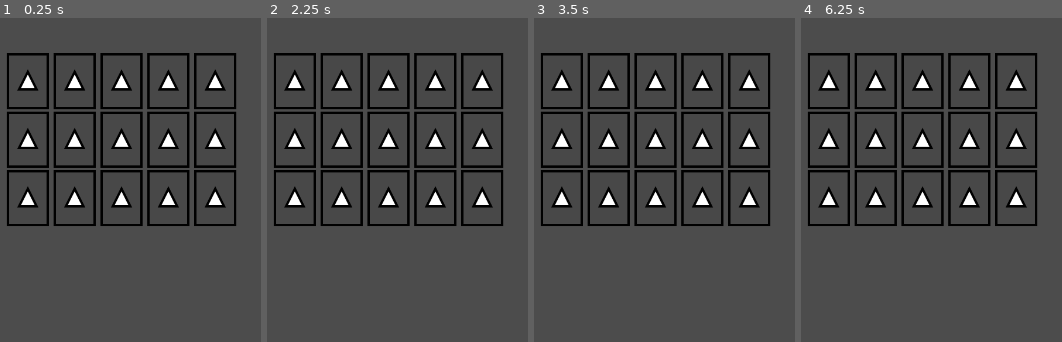
Above: before the commit, frames 1-4 (left to right).
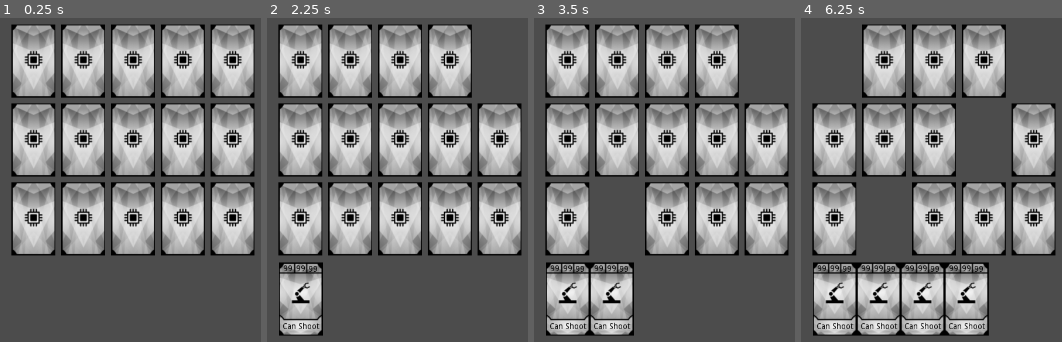
Above: after the commit, the same moments.

Repository: MarcosCastelo/Robot-Deck
Game: Godot game, scene res://src/Levels/CardSelection.tscn
The game is run twice, just before and just after one commit, with the same random seed, the same clock (stepped at 60 frames per second) and the same inputs. The project has no main scene, so this scene is started directly.
Inputs (mouse positions are in pixels of both pictures, inside the frame that each line leads up to):
- Up to frame 1 (0.25 s): no input
- Up to frame 2 (2.25 s): tap Enter at 0.5, 2 s; move the mouse to (outside the picture) at 0.52 s; hold Right mouse button (pick_up, bound only after the commit) 0.53-1.28 s; tap Space at 1.25 s; move the mouse to (outside the picture) at 1.27 s; click (outside the picture) at 1.35 s; right-click (outside the picture) at 1.55 s; move the mouse to (481, 63) at 2.02 s; hold Right mouse button (pick_up, bound only after the commit) from 2.03 s (still down)
- Up to frame 3 (3.5 s): tap Space at 2.75 s; move the mouse to (627, 251) at 2.77 s; release Right mouse button (pick_up, bound only after the commit) at 2.78 s; right-click (627, 251) at 2.85 s
- Up to frame 4 (6.25 s): tap Enter at 3.5 s; move the mouse to (outside the picture) at 3.52 s; press the mouse at (outside the picture) at 3.53 s; right-click (outside the picture) at 3.8 s; tap Space at 4.25 s; move the mouse to (outside the picture) at 4.27 s; release the mouse at (outside the picture) at 4.28 s; right-click (outside the picture) at 4.35 s; move the mouse to (975, 163) at 5.02 s; hold Right mouse button (pick_up, bound only after the commit) 5.03-5.78 s; move the mouse to (816, 50) at 5.77 s; click (816, 50) at 5.85 s; right-click (816, 50) at 6.05 s

The runs differ from the first frame. In frame 1, 57% of the frame differs, in the area x 2-98%, y 1-74%; in frame 2, 57%; in frame 3, 58%; in frame 4, 59%, in the area x 2-98%, y 1-99%.

Commit message:
Attach Cards on Hands implemented.

Diff:
--- a/Main.gd
+++ /dev/null
@@ -1 +0,0 @@
-extends "res://godot_card_engine-master/addons/card_engine/demo/main.gd"
--- a/project.godot
+++ b/project.godot
@@ -22,6 +22,7 @@
 
 Resources="*res://src/Autoloads/Resources.gd"
 Status="*res://src/Autoloads/Status.gd"
+Game="*res://src/Autoloads/Game.gd"
 
 [display]
 
@@ -35,7 +36,7 @@
 "events": [ Object(InputEventMouseButton,"resource_local_to_scene":false,"resource_name":"","device":0,"alt":false,"shi …(212 unchanged characters)…
  ]
 }
-turn_down={
+pick_up={
 "deadzone": 0.5,
 "events": [ Object(InputEventMouseButton,"resource_local_to_scene":false,"resource_name":"","device":0,"alt":false,"shi …(212 unchanged characters)…
  ]
--- /dev/null
+++ b/src/Autoloads/Game.gd
@@ -0,0 +1,8 @@
+extends Node
+
+onready var hand: Node2D
+
+func attach_on_hand(object) -> bool:
+	if hand:
+		return hand.attach(object)
+	return false
--- a/src/Autoloads/Status.gd
+++ b/src/Autoloads/Status.gd
@@ -3,7 +3,8 @@
 var n_cards: int = 15;
 var table_h: int = 3;
 var table_w: int = 5;
-var card_size: Vector2 = Vector2(72, 96)
+var card_size: Vector2 = Vector2(75, 125)
+var handLimit: int = 5;
 
 func _ready() -> void:
 	pass # Replace with function body.
--- a/src/Levels/CardSelection.gd
+++ b/src/Levels/CardSelection.gd
@@ -7,4 +7,4 @@
 		for card_w in range(Status.table_w):
 			var card = Resources.card.instance()
 			$CardsPosition.add_child(card)
-			card.position = Vector2(card_w * 80, card_h * 100)
+			card.position = Vector2(card_w * (Status.card_size.x + 10), card_h * (Status.card_size.y + 10))
--- a/src/Levels/CardSelection.tscn
+++ b/src/Levels/CardSelection.tscn
@@ -1,9 +1,13 @@
-[gd_scene load_steps=2 format=2]
+[gd_scene load_steps=3 format=2]
 
 [ext_resource path="res://src/Levels/CardSelection.gd" type="Script" id=1]
+[ext_resource path="res://src/Objects/Hand.tscn" type="PackedScene" id=2]
 
 [node name="CardSelection" type="Node2D"]
 script = ExtResource( 1 )
 
 [node name="CardsPosition" type="Position2D" parent="."]
-position = Vector2( 500, 245 )
+position = Vector2( 510, 210 )
+
+[node name="Hand" parent="." instance=ExtResource( 2 )]
+position = Vector2( 510.036, 617.929 )
--- a/src/Objects/Card.gd
+++ b/src/Objects/Card.gd
@@ -1,8 +1,10 @@
 extends Node2D
 
 var flip: bool = true
+var onHand: bool = false
 
 func _ready() -> void:
+	$AnimationPlayer.play("down")
 	set_process_input(true)
 
 
@@ -12,19 +14,28 @@
 	if event.is_action_pressed("turn_up"):
 		if distance.x <= Status.card_size.x / 2 and distance.y <= Status.card_size.y / 2:
 			_turn_up()
+	if event.is_action_pressed("pick_up"):
+		if distance.x <= Status.card_size.x / 2 and distance.y <= Status.card_size.y / 2 and not onHand:
+			_pick_up()
 
 
 func _turn_up():
-	if flip:
+	if flip and not onHand:
 		$AnimationPlayer.play("flip_up");
 		$Timer.start()
 		flip = false
 
 
 func _turn_down():
-	if not flip:
+	if not flip and not onHand:
 		$AnimationPlayer.play("flip_down");
 		flip = true
+
+func _pick_up():
+	Game.attach_on_hand(self)
+	onHand = true
+	$AnimationPlayer.play("on_hand")
+
 
 
 func _on_Timer_timeout() -> void:
--- a/src/Objects/Card.tscn
+++ b/src/Objects/Card.tscn
@@ -1,8 +1,59 @@
-[gd_scene load_steps=6 format=2]
-
-[ext_resource path="res://assets/cards/back.png" type="Texture" id=1]
-[ext_resource path="res://assets/cards/front.png" type="Texture" id=2]
+[gd_scene load_steps=8 format=2]
+
+[ext_resource path="res://assets/cards/card_front.png" type="Texture" id=1]
+[ext_resource path="res://assets/cards/card_back.png" type="Texture" id=2]
 [ext_resource path="res://src/Objects/Card.gd" type="Script" id=3]
+
+[sub_resource type="Animation" id=4]
+resource_name = "down"
+tracks/0/type = "value"
+tracks/0/path = NodePath("Front:visible")
+tracks/0/interp = 1
+tracks/0/loop_wrap = true
+tracks/0/imported = false
+tracks/0/enabled = true
+tracks/0/keys = {
+"times": PoolRealArray( 0 ),
+"transitions": PoolRealArray( 1 ),
+"update": 1,
+"values": [ false ]
+}
+tracks/1/type = "value"
+tracks/1/path = NodePath("Back:visible")
+tracks/1/interp = 1
+tracks/1/loop_wrap = true
+tracks/1/imported = false
+tracks/1/enabled = true
+tracks/1/keys = {
+"times": PoolRealArray( 0 ),
+"transitions": PoolRealArray( 1 ),
+"update": 1,
+"values": [ true ]
+}
+tracks/2/type = "value"
+tracks/2/path = NodePath("Back:scale")
+tracks/2/interp = 1
+tracks/2/loop_wrap = true
+tracks/2/imported = false
+tracks/2/enabled = true
+tracks/2/keys = {
+"times": PoolRealArray( 0 ),
+"transitions": PoolRealArray( 1 ),
+"update": 0,
+"values": [ Vector2( 1, 1 ) ]
+}
+tracks/3/type = "value"
+tracks/3/path = NodePath("Back:rotation_degrees")
+tracks/3/interp = 1
+tracks/3/loop_wrap = true
+tracks/3/imported = false
+tracks/3/enabled = true
+tracks/3/keys = {
+"times": PoolRealArray( 0 ),
+"transitions": PoolRealArray( 1 ),
+"update": 0,
+"values": [ 0.0 ]
+}
 
 [sub_resource type="Animation" id=1]
 resource_name = "flip_down"
@@ -156,20 +207,71 @@
 "values": [ Vector2( 0.05, 1 ), Vector2( 1, 1 ) ]
 }
 
+[sub_resource type="Animation" id=3]
+resource_name = "on_hand"
+tracks/0/type = "value"
+tracks/0/path = NodePath("Back:visible")
+tracks/0/interp = 1
+tracks/0/loop_wrap = true
+tracks/0/imported = false
+tracks/0/enabled = true
+tracks/0/keys = {
+"times": PoolRealArray( 0 ),
+"transitions": PoolRealArray( 1 ),
+"update": 1,
+"values": [ false ]
+}
+tracks/1/type = "value"
+tracks/1/path = NodePath("Front:visible")
+tracks/1/interp = 1
+tracks/1/loop_wrap = true
+tracks/1/imported = false
+tracks/1/enabled = true
+tracks/1/keys = {
+"times": PoolRealArray( 0 ),
+"transitions": PoolRealArray( 1 ),
+"update": 1,
+"values": [ true ]
+}
+tracks/2/type = "value"
+tracks/2/path = NodePath("Front:scale")
+tracks/2/interp = 1
+tracks/2/loop_wrap = true
+tracks/2/imported = false
+tracks/2/enabled = true
+tracks/2/keys = {
+"times": PoolRealArray( 0 ),
+"transitions": PoolRealArray( 1 ),
+"update": 0,
+"values": [ Vector2( 1, 1 ) ]
+}
+tracks/3/type = "value"
+tracks/3/path = NodePath("Front:rotation_degrees")
+tracks/3/interp = 1
+tracks/3/loop_wrap = true
+tracks/3/imported = false
+tracks/3/enabled = true
+tracks/3/keys = {
+"times": PoolRealArray( 0 ),
+"transitions": PoolRealArray( 1 ),
+"update": 0,
+"values": [ 0.0 ]
+}
+
 [node name="Card" type="Node2D"]
 script = ExtResource( 3 )
 
 [node name="Front" type="Sprite" parent="."]
 visible = false
-texture = ExtResource( 2 )
+texture = ExtResource( 1 )
 
 [node name="Attack" type="Label" parent="Front"]
 anchor_right = 1.0
 anchor_bottom = 1.0
-margin_left = -32.2056
-margin_top = -44.6028
-margin_right = -86.2056
-margin_bottom = -121.603
+margin_left = -32.3972
+margin_top = -60.0941
+margin_right = -86.3972
+margin_bottom = -169.094
 custom_colors/font_color = Color( 0, 0, 0, 1 )
 custom_colors/font_outline_modulate = Color( 0, 0, 0, 1 )
 text = "99"
@@ -182,10 +284,10 @@
 [node name="Health" type="Label" parent="Front"]
 anchor_right = 1.0
 anchor_bottom = 1.0
-margin_left = -10.413
-margin_top = -45.1231
-margin_right = -64.413
-margin_bottom = -122.123
+margin_left = -10.3972
+margin_top = -58.5053
+margin_right = -64.3972
+margin_bottom = -168.505
 custom_colors/font_color = Color( 0, 0, 0, 1 )
 custom_colors/font_outline_modulate = Color( 0, 0, 0, 1 )
 text = "99"
@@ -198,10 +300,10 @@
 [node name="Atk Speed" type="Label" parent="Front"]
 anchor_right = 1.0
 anchor_bottom = 1.0
-margin_left = 12.9973
-margin_top = -44.6028
-margin_right = -41.0027
-margin_bottom = -121.603
+margin_left = 11.4111
+margin_top = -58.2997
+margin_right = -42.5889
+margin_bottom = -169.3
 custom_colors/font_color = Color( 0, 0, 0, 1 )
 custom_colors/font_outline_modulate = Color( 0, 0, 0, 1 )
 text = "99"
@@ -212,10 +314,10 @@
 }
 
 [node name="Label" type="Label" parent="Front"]
-margin_left = -32.3585
-margin_top = 26.7736
-margin_right = 30.6415
-margin_bottom = 40.7736
+margin_left = -31.1669
+margin_top = 39.8817
+margin_right = 31.8331
+margin_bottom = 53.8817
 custom_colors/font_color = Color( 0, 0, 0, 1 )
 text = "Can Shoot"
 __meta__ = {
@@ -223,11 +325,13 @@
 }
 
 [node name="Back" type="Sprite" parent="."]
-texture = ExtResource( 1 )
+texture = ExtResource( 2 )
 
 [node name="AnimationPlayer" type="AnimationPlayer" parent="."]
+anims/down = SubResource( 4 )
 anims/flip_down = SubResource( 1 )
 anims/flip_up = SubResource( 2 )
+anims/on_hand = SubResource( 3 )
 
 [node name="Timer" type="Timer" parent="."]
 [connection signal="timeout" from="Timer" to="." method="_on_Timer_timeout"]
--- /dev/null
+++ b/src/Objects/Hand.gd
@@ -0,0 +1,16 @@
+extends Node2D
+
+var slots: Array = []
+
+func _ready() -> void:
+	Game.hand = self
+
+
+func attach(object) -> bool:
+	if object and len(slots) < Status.handLimit:
+		object.get_parent().remove_child(object)
+		add_child(object)
+		slots.append(object)
+		object.position = Vector2(Status.card_size.x * slots.find(object), 0)
+		return true
+	return false
--- /dev/null
+++ b/src/Objects/Hand.tscn
@@ -0,0 +1,6 @@
+[gd_scene load_steps=2 format=2]
+
+[ext_resource path="res://src/Objects/Hand.gd" type="Script" id=1]
+
+[node name="Hand" type="Node2D"]
+script = ExtResource( 1 )
Binary file removed: assets/card - back.png
Binary file removed: assets/card.png
Binary file removed: assets/cards/back.png
Binary file added: assets/cards/card_back.png
Not shown, changed: assets/cards/card_back.png.import
Binary file added: assets/cards/card_front.png
Not shown, changed: assets/cards/card_front.png.import
Binary file removed: assets/cards/front.png
